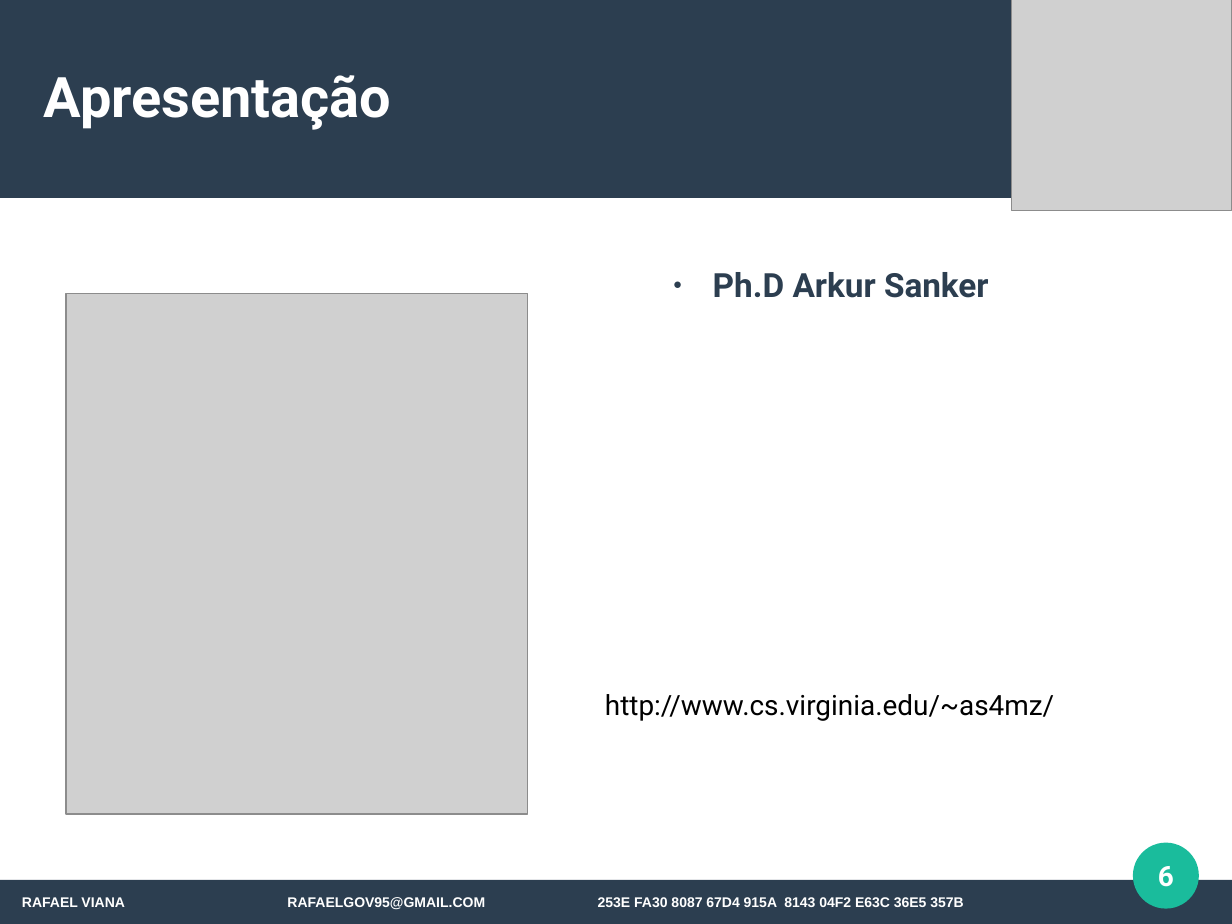
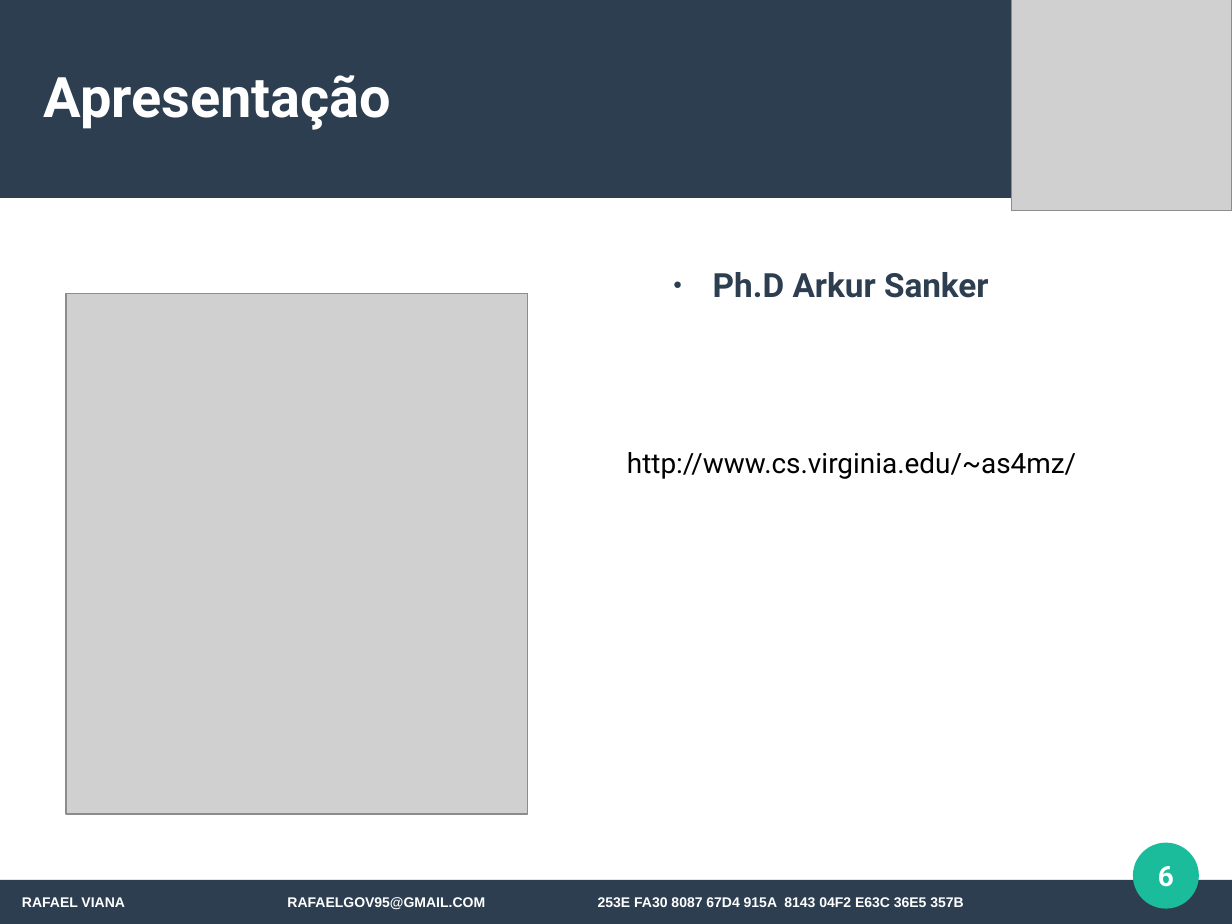
Before and after one commit to rafaelgov95/SD, a slide deck: slide 6 of Apresentacao/PPT/Angular-4.odp. Drawn at 1232x924 pixels with LibreOffice and Linux fonts; fonts in the diff are those of the drawing; grey boxes stand for pictures. Boxes give left, top, right and bottom in pixels: in the first picture for what was removed or moved away, otherwise in the second. Text is boxed around its words. In the diff, an @@ line names an element or a change of style, - is before the commit and + after.

```diff
--- a/Apresentacao/PPT/Angular-4.odp
+++ b/Apresentacao/PPT/Angular-4.odp
@@ text "http://www.cs.virginia.edu/~as4mz/": place and size @@
-text "http://www.cs.virginia.edu/~as4mz/" at <box>605,694,1054,721</box>
+text "http://www.cs.virginia.edu/~as4mz/" at <box>627,452,1076,479</box>
```
Also in this commit, not shown: 11 other slides changed, 7 slides added, 1 slide removed, 3 other files.
